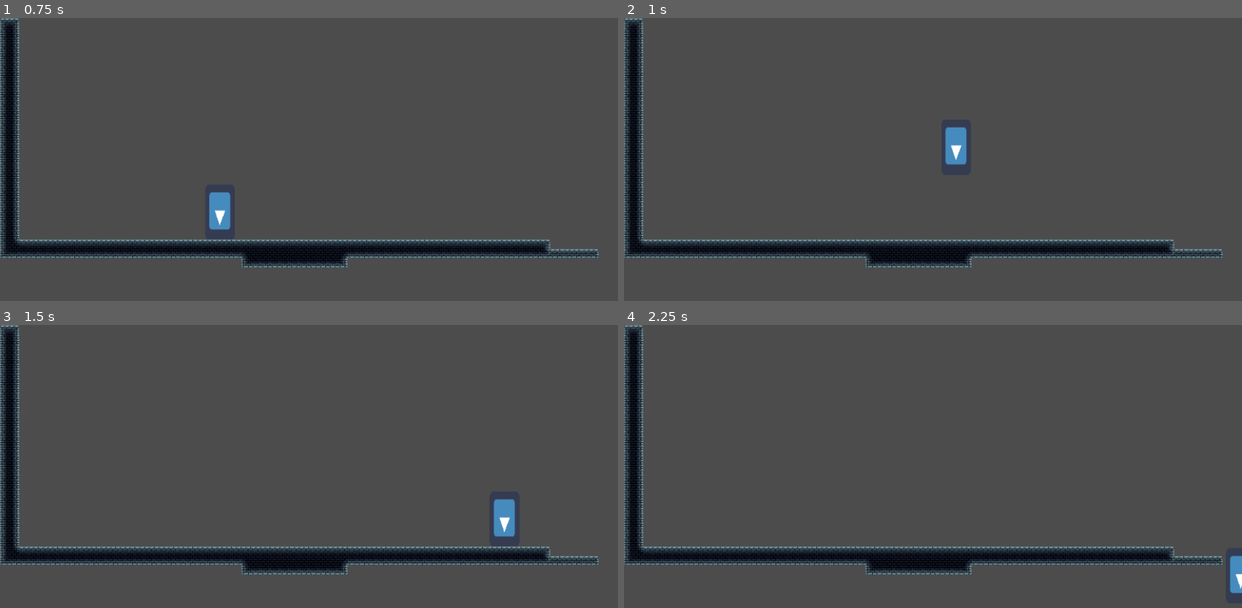
Above: before the commit, frames 1-4 (two rows, left to right).
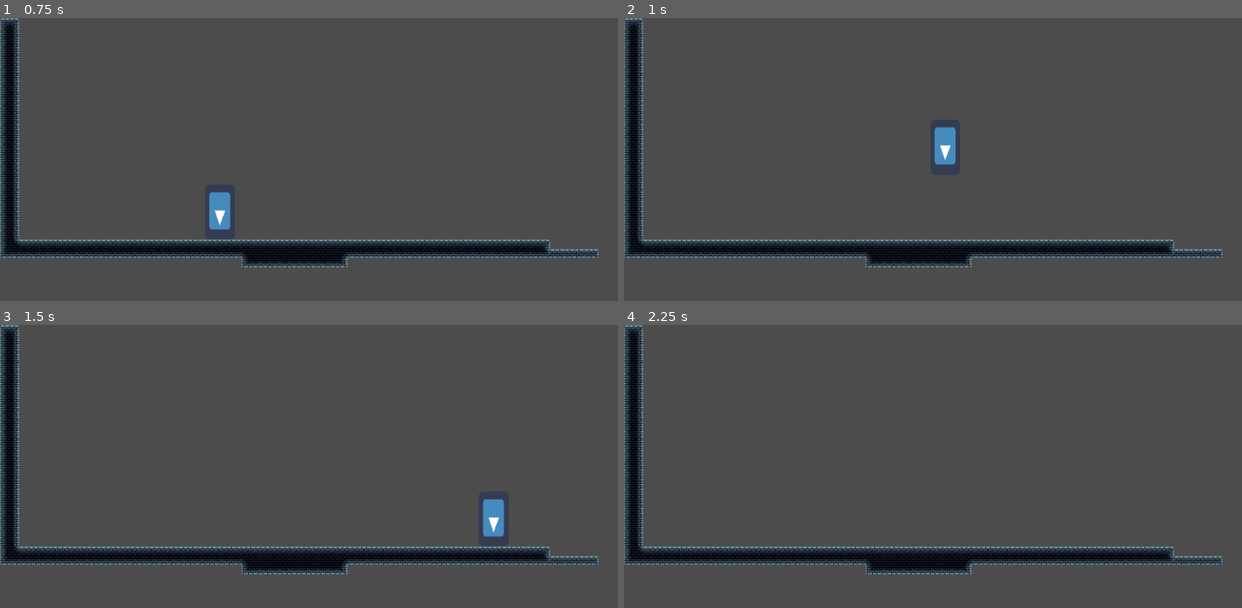
Above: after the commit, the same moments.

Repository: c0vvb0yy/jame-gam-18
Game: Godot game, scene res://src/level/arenas/arena0.tscn
Two runs of this game, one before a commit and one after it. Both use one fixed random seed, a clock stepped at 60 frames per second and the inputs below. The engine's default icon, where the game draws it, is replaced by a stand-in: a white triangle on a blue panel in a dark square.
Inputs:
- Up to frame 1 (0.75 s): hold D (move_right) from 0.53 s (still down); hold S (move_crouch) from 0.53 s (still down)
- Up to frame 2 (1 s): keep holding D (move_right); keep holding S (move_crouch); tap W (move_jump) at 0.77 s
- Up to frame 3 (1.5 s): keep holding D (move_right); release S (move_crouch) at 1.28 s; tap S (move_crouch) at 1.35 s
- Up to frame 4 (2.25 s): tap W (move_jump) at 1.52 s; release D (move_right) at 2.03 s; hold A (move_left) from 2.03 s (still down); hold S (move_crouch) from 2.03 s (still down)

Frame 1 is identical in both runs. In frame 2, 0.5% of the frame differs, in the area x 50-56%, y 38-52%; in frame 3, 0.5%, in the area x 78-84%, y 61-75%; in frame 4, 0.3%.

Commit message:
schmoovement

Diff:
--- a/src/Player.tscn
+++ b/src/Player.tscn
@@ -7,7 +7,7 @@
 [sub_resource type="RectangleShape2D" id=4]
 extents = Vector2( 30.4594, 31.4221 )
 
-[node name="Player" type="Node2D"]
+[node name="Player" type="Node2D" groups=["Player"]]
 position = Vector2( 131, 461 )
 scale = Vector2( -0.77152, 1.43211 )
 script = ExtResource( 1 )
--- a/src/PlayerMovement.gd
+++ b/src/PlayerMovement.gd
@@ -5,6 +5,8 @@
 export var max_jumps : int = 2
 export var gravity : int = 2500
 export var max_slide_force : int = 600
+export var jump_impulse_x = 140
+export var ground_slam_impuse_y = 1500
 
 var jumps_made = 0;
 var slide_force = 0;
@@ -31,21 +33,47 @@
 
 
 func _input(event: InputEvent) -> void:
-#	if event.is_action_released("move_crouch"):
-#		is_sliding = false
-#		slide_force = 0
+
+	var left = false
+	if event.is_action("move_left"):
+		input = -1
+		left = true
+	elif event.is_action_released("move_right"):
+		input = 0
 
 	if event.is_action("move_right"):
 		input = 1
+		left = false
 	elif event.is_action_released("move_left"):
-		input = 0
-	if event.is_action("move_left"):
-		input = -1
-	elif event.is_action_released("move_right"):
 		input = 0
 
 	if event.is_action("move_left") && event.is_action("move_right"):
 		input = 0
+
+
+#	if event.is_action("move_left"):
+#		#input = -1
+#		left = true
+#
+#
+#	if event.is_action("move_right"):
+#		#input = 1
+#		left = false
+#
+#	if left:
+#		input = -1
+#	else:
+#		input = 1
+#
+	if event.is_action_released("move_right"):
+		input = 0 if !left else -1
+	if event.is_action_released("move_left"):
+		input = 1 if !left else 0
+#
+#
+#
+#	if event.is_action("move_left") && event.is_action("move_right"):
+#		input = 0
 
 
 
@@ -57,22 +85,6 @@
 
 
 func _physics_process(delta):
-	#apply_gravity()
-
-#	if is_sliding:
-#		if(input == 1):
-#			slide_force = max_slide_force
-#		else:
-#			slide_force = -max_slide_force
-#		input = 0
-#	if slide_force > 0:
-#		slide_force -= slide_decay
-#		if slide_force <= 0:
-#			velocity.x = 0
-#	elif slide_force < 0:
-#		slide_force += slide_decay
-#		if slide_force >= 0:
-#			velocity.x = 0
 	if is_sliding:
 		slide_force = max_slide_force
 		#input = 0
@@ -81,24 +93,26 @@
 		slide_force = 0
 		#velocity.x = 0
 
+	# fake slide force is the one we actually slap onto the velocity
+	# slide force is the interal tracker var to handle decay
 	var fake_side_force = slide_force
 	if velocity.x > 0:
 		fake_side_force *= 1.0
 	else:
 		fake_side_force *= -1.0
 
-	velocity.x = input * speed + fake_side_force
-	if fake_side_force > 0:
+	if !is_on_floor():
+		velocity.x = sign(velocity.x) * speed + fake_side_force
+	else:
+		velocity.x = input * speed + fake_side_force
+	if fake_side_force != 0:
+		# I forgot what the 50 does
 		 velocity.y += gravity * delta + (50 * (1 / fake_side_force))
 	else:
 		velocity.y += gravity * delta
 
 	get_move_state()
 
-#	if is_idling:
-#		jumps_made = 0;
-#		if(sprite.is_flipped_v()):
-#			sprite.set_flip_v(false)
 
 	if is_on_floor() || is_on_wall():
 		jumps_made = 0
@@ -109,7 +123,7 @@
 
 		if is_sliding:
 			input = sign(velocity.x) * 1.0
-			velocity *= 100
+			velocity *= 100 # ???
 
 	if is_double_jumping && jumps_made < max_jumps:
 		jump()
@@ -119,7 +133,7 @@
 		sprite.set_flip_v(true)
 		if input == 0:
 			# ground slam
-			velocity.y = 1500
+			velocity.y = ground_slam_impuse_y
 
 	velocity = move_and_slide(velocity, Vector2.UP)
 	#print(is_sliding)
@@ -128,16 +142,16 @@
 
 func jump():
 	velocity.y = -jump_strength
-	velocity.x += sign(input) * 80
-#	if velocity.x > 0:
-#		velocity.x += 80
-#	else:
-#		velocity.x -= 80
-	velocity.x *= 1.4
+	velocity.x = sign(input) * jump_impulse_x
+
+	# more strength for when you jump mid air
+	if is_double_jumping:
+		velocity.x *= 2
 
 
 	jumps_made += 1
-	print(str("jumps ", jumps_made, " / ", max_jumps))
+	#print(str("jumps ", jumps_made, " / ", max_jumps))
+
 
 func get_move_state():
 	is_falling = velocity.y > 0.0 && !is_on_floor()
@@ -148,16 +162,3 @@
 	is_crouching = Input.is_action_pressed("move_crouch")
 	is_sliding = Input.is_action_just_pressed("move_crouch") && !is_zero_approx(velocity.x)
 	is_idling = is_on_floor() && velocity.x < 1 && !is_crouching || !is_sliding
-
-func apply_gravity() -> void:
-	# faster acceleration at start of fall with upper limit
-	if velocity.y < 100:
-		velocity.y += gravity * 5
-	elif velocity.y < 250:
-		velocity.y += gravity * 2
-	elif velocity.y < 500:
-		velocity.y += gravity * 1.5
-	elif velocity.y > 2000:
-		velocity.y = 2000
-	else:
-		velocity.y += gravity
--- a/src/level/arenas/arena0.tscn
+++ b/src/level/arenas/arena0.tscn
@@ -1,9 +1,14 @@
-[gd_scene load_steps=5 format=2]
+[gd_scene load_steps=7 format=2]
 
 [ext_resource path="res://src/level/editor/TileSet.tres" type="TileSet" id=1]
 [ext_resource path="res://src/level/editor/PlayerSpawnPoint.tscn" type="PackedScene" id=2]
 [ext_resource path="res://src/Player.tscn" type="PackedScene" id=3]
 [ext_resource path="res://src/level/arenas/Arena.gd" type="Script" id=4]
+[ext_resource path="res://src/level/editor/DeathZone.tscn" type="PackedScene" id=5]
+
+[sub_resource type="CapsuleShape2D" id=1]
+radius = 66.0
+height = 78.0
 
 [node name="Arena" type="Node2D"]
 script = ExtResource( 4 )
@@ -16,6 +21,12 @@
 rotation = 3.14159
 scale = Vector2( 0.77152, -1.43211 )
 
+[node name="DeathZone" parent="." instance=ExtResource( 5 )]
+position = Vector2( 762, 225 )
+
+[node name="CollisionShape2D" type="CollisionShape2D" parent="DeathZone"]
+shape = SubResource( 1 )
+
 [node name="TileMap" type="TileMap" parent="."]
 tile_set = ExtResource( 1 )
 cell_size = Vector2( 16, 16 )
--- a/src/level/editor/DeathZone.gd
+++ b/src/level/editor/DeathZone.gd
@@ -17,7 +17,12 @@
 
 
 func _on_DeathZone_area_entered(area: Area2D) -> void:
-	if area is Player:
-		pass
+	if area.get_parent() is Player:
+		print("killed player")
 		# kill player
 		# reset level, implement recording
+
+
+func _on_DeathZone_body_entered(body: Node) -> void:
+	if body.get_parent() is Player:
+		print("killed player")
--- a/src/level/editor/DeathZone.tscn
+++ b/src/level/editor/DeathZone.tscn
@@ -7,3 +7,4 @@
 script = ExtResource( 1 )
 
 [connection signal="area_entered" from="." to="." method="_on_DeathZone_area_entered"]
+[connection signal="body_entered" from="." to="." method="_on_DeathZone_body_entered"]
